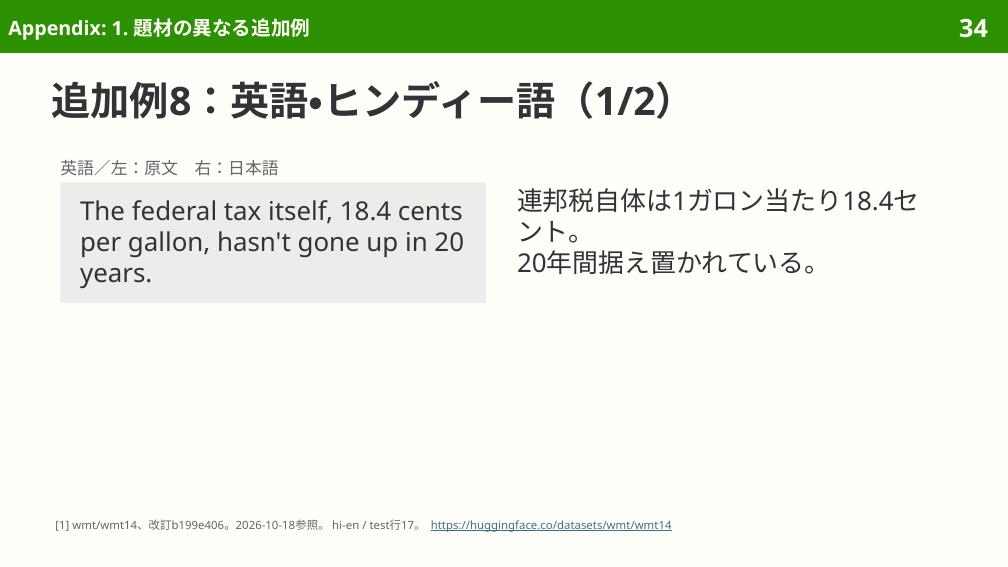
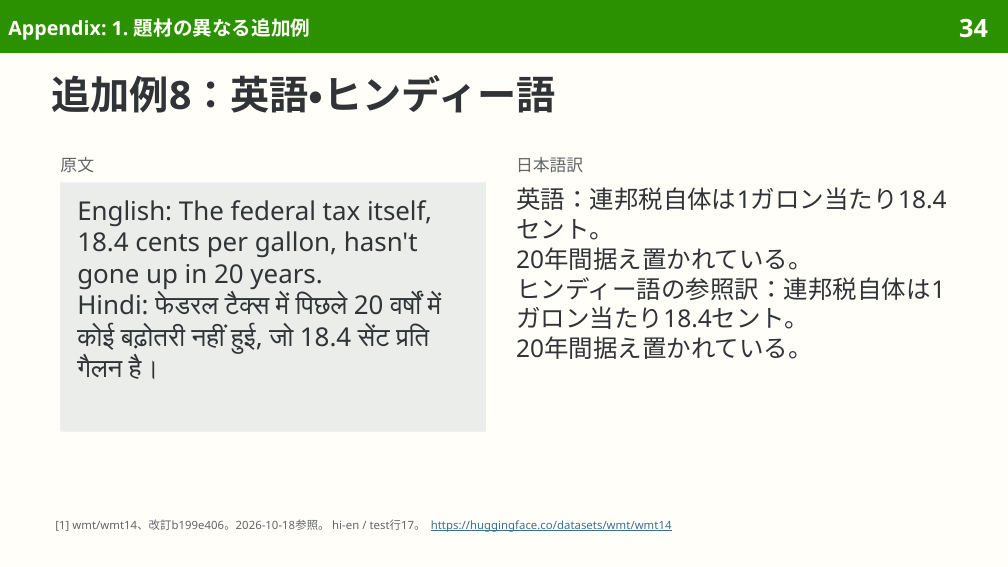
Before and after one commit to sasakiy84/datasets-in-10-minutes, a slide deck: slide 34 of slides/datasets-in-10-minutes-wmt14.pptx. Drawn at 1008x567 pixels with LibreOffice and Linux fonts; fonts in the diff are those of the drawing. Boxes give left, top, right and bottom in pixels: in the first picture for what was removed or moved away, otherwise in the second. Text is boxed around its words. In the diff, an @@ line names an element or a change of style, - is before the commit and + after.

```diff
--- a/slides/datasets-in-10-minutes-wmt14.pptx
+++ b/slides/datasets-in-10-minutes-wmt14.pptx
@@ title at (52, 75, 556, 113): text changed @@
-追加例8：英語・ヒンディー語（1/2）
+追加例8：英語・ヒンディー語
@@ text added at (60, 157, 94, 173), 12 pt, text #626669 @@
+原文
@@ text at (516, 157, 583, 173): text changed @@
-英語／左：原文 右：日本語
+日本語訳
@@ rectangle "English: The federal tax itself, ...": place and size @@
-rectangle "English: The federal tax itself, ..." at (60, 182, 486, 303)
+rectangle "English: The federal tax itself, ..." at (60, 182, 486, 431)
@@ rectangle "English: The federal tax itself, ..." at (60, 182, 486, 431): vertical alignment middle to top @@
@@ text in rectangle at (77, 200, 443, 379): text changed @@
-The federal tax itself, 18.4 cents per gallon, hasn't gone up in 20 years.
+English: The federal tax itself, 18.4 cents per gallon, hasn't gone up in 20 years.
+Hindi: फेडरल टैक्स में पिछले 20 वर्षों में कोई बढ़ोतरी नहीं हुई, जो 18.4 सेंट प्रति गैलन है।
@@ text at (516, 187, 947, 359): text changed; size 18.5 to 17.5 pt @@
-連邦税自体は1ガロン当たり18.4セント。
-20年間据え置かれている。
+英語：連邦税自体は1ガロン当たり18.4セント。
+20年間据え置かれている。
+ヒンディー語の参照訳：連邦税自体は1ガロン当たり18.4セント。
+20年間据え置かれている。
```
Also in this commit, not shown: 1 slide removed, 9 other files.
